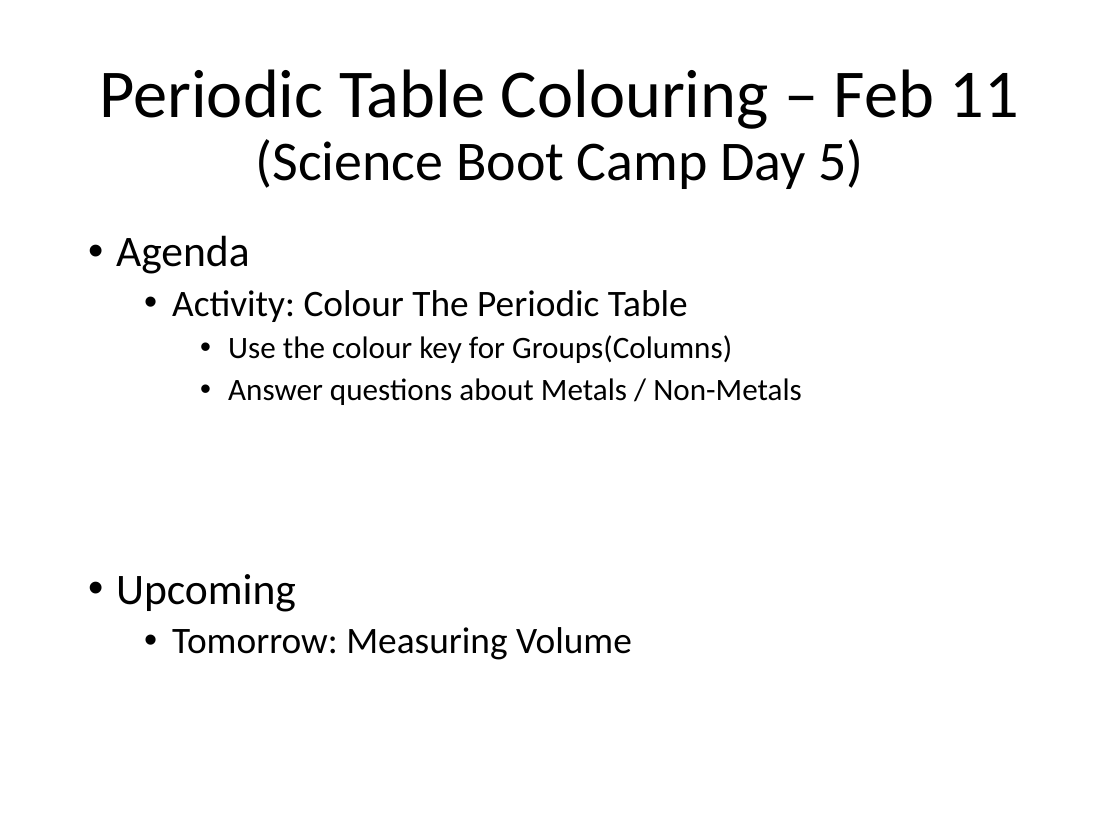
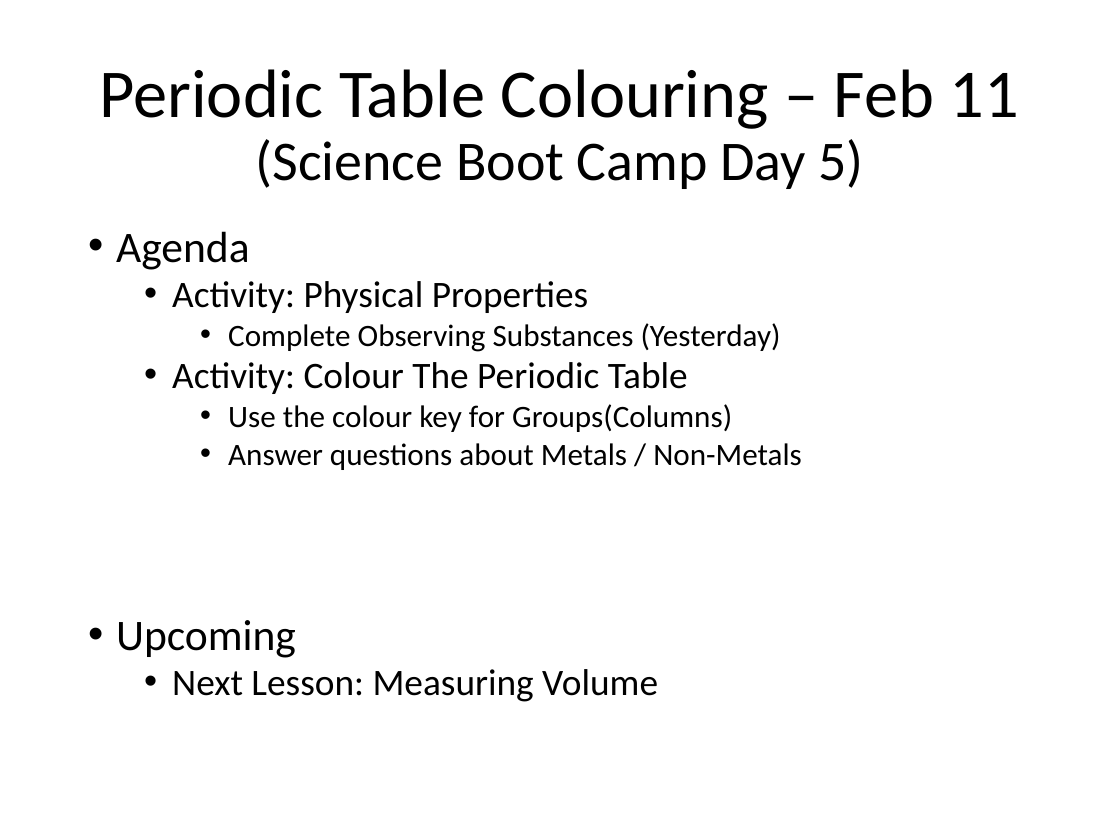
Before and after one commit to Greg5519/SNC1P0, a slide deck: slide 1 of Daily Agendas/Day02.2 - PeriodicTable.pptx. Drawn at 1120x840 pixels with LibreOffice and Linux fonts; fonts in the diff are those of the drawing. Boxes give left, top, right and bottom in pixels: in the first picture for what was removed or moved away, otherwise in the second. Text is boxed around its words. In the diff, an @@ line names an element or a change of style, - is before the commit and + after.

Commit message:
P4 Prep

```diff
--- a/Daily Agendas/Day02.2 - PeriodicTable.pptx
+++ b/Daily Agendas/Day02.2 - PeriodicTable.pptx
@@ text at <box>116,231,802,658</box>: line spacing 0.9 to 0.8 @@
@@ text at <box>172,281,781,352</box>: paragraphs added @@
+  • Activity: Physical Properties
+    • Complete Observing Substances (Yesterday)
@@ text at <box>172,669,658,702</box>: text changed @@
-  • Tomorrow: Measuring Volume
+  • Next Lesson: Measuring Volume
```
